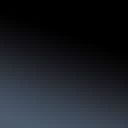
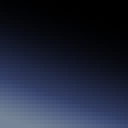
Layers edited between the first and the second (128, 128) image:
painted on "Gradient Fill 1 copy" over [0, 0, 128, 128]
